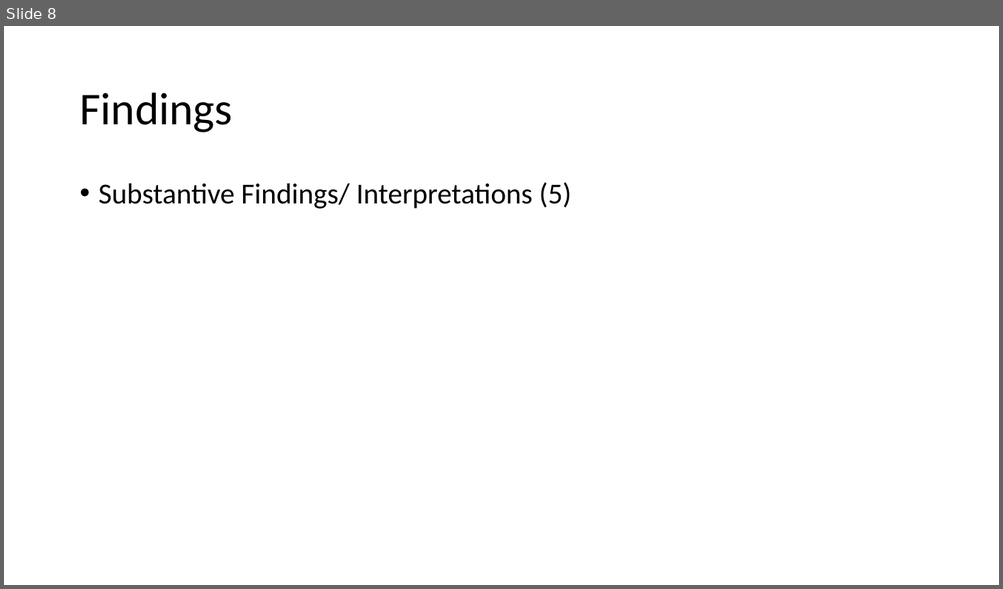
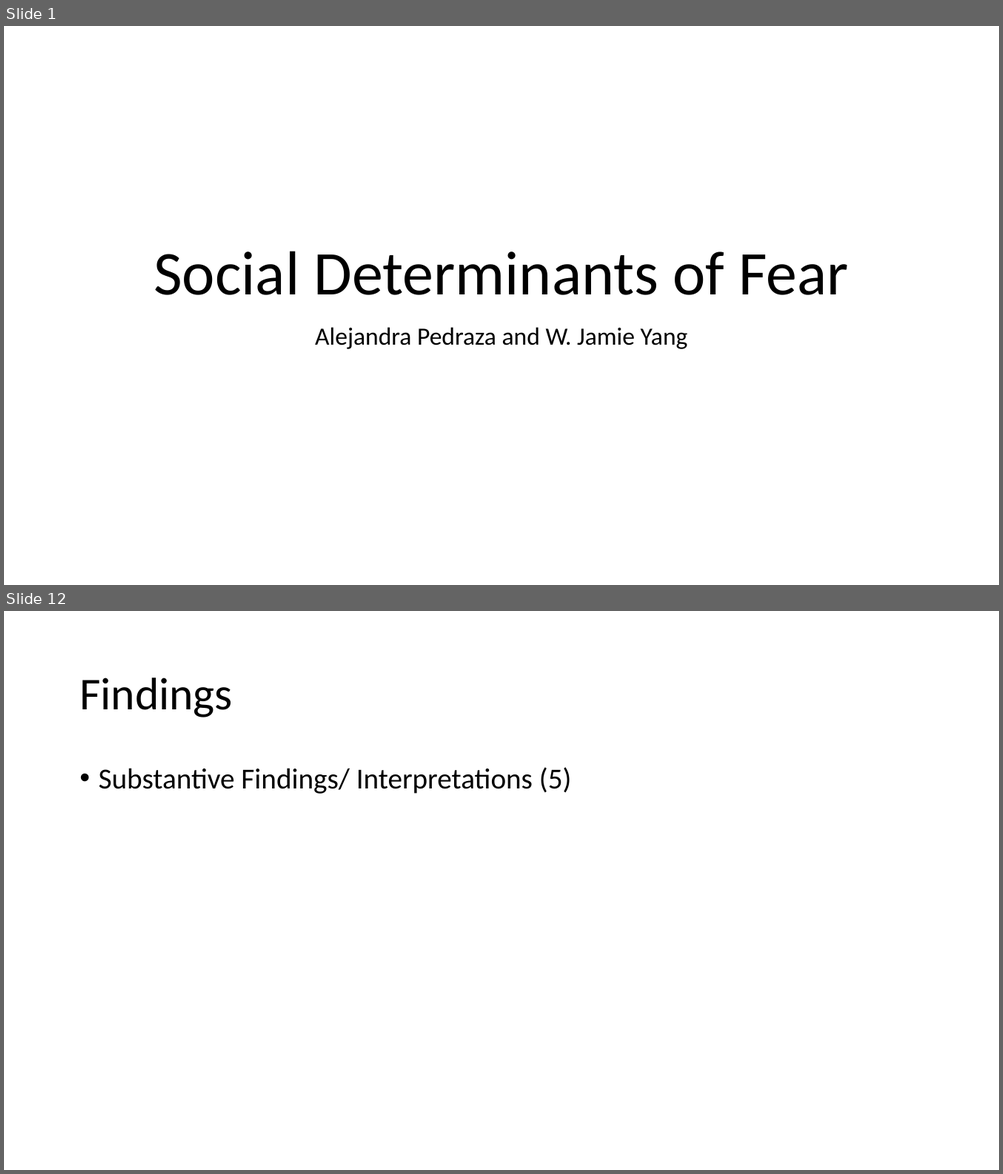
Before and after one commit to apedraza1234/socialfear, a slide deck: class_presentation.pptx. Shown one above the other, each under a label of ours: slide 8 before the commit, slides 1 and 12 after it; the slides between them are not shown. The pictures are 1003x589 and 1003x1174 pixels, drawn with LibreOffice and Linux fonts; fonts in the diff are those of the drawing. Boxes give left, top, right and bottom in pixels: in the first picture for what was removed or moved away, otherwise in the second. Text is boxed around its words. In the diff, an @@ line names an element or a change of style, - is before the commit and + after.

```diff
--- a/class_presentation.pptx
+++ b/class_presentation.pptx
@@ slide 1 added at (4,26,999,585), background #FFFFFF @@
@@ title added at (153,251,848,295), 60 pt, text #000000 @@
+Social Determinants of Fear
@@ subtitle added at (315,327,688,349), 24 pt, text #000000 @@
+Alejandra Pedraza and W. Jamie Yang
@@ what was slide 8 is now slide 12 @@
```
Also in this commit, not shown: 3 slides changed, 7 other slides added, 4 slides removed, 4 other files.
